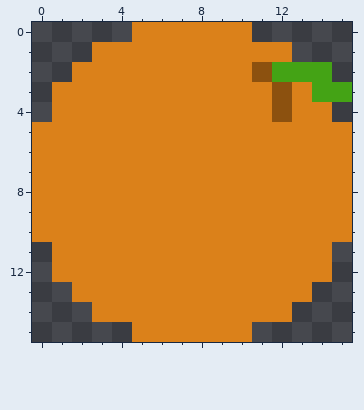
Pixel-art sprite: sprites/sItemInventoryOrange/layers/f303183d-91e1-433a-a72f-a4a560e5740b/a3793724-502f-47cb-8ac2-ecfc8a634cf5.png. Above: the version before the commit.
The file is 16x16 pixels.
The result:
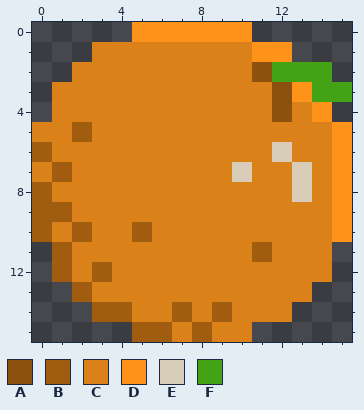
Palette (. is transparent): A #8c510f  B #a05d10  C #db811a  D #ff9319  E #d8cdb8  F #44a315
The edit:
@@ x 0..15 @@
- 0 .....CCCCCC.....
- 1 ...CCCCCCCCCC...
+ 0 .....DDDDDD.....
+ 1 ...CCCCCCCCDD...
  2 ..CCCCCCCCCAFFF.
- 3 .CCCCCCCCCCCACFF
- 4 .CCCCCCCCCCCACC.
- 5 CCCCCCCCCCCCCCCC
- 6 CCCCCCCCCCCCCCCC
- 7 CCCCCCCCCCCCCCCC
- 8 CCCCCCCCCCCCCCCC
- 9 CCCCCCCCCCCCCCCC
-10 CCCCCCCCCCCCCCCC
-11 .CCCCCCCCCCCCCC.
-12 .CCCCCCCCCCCCCC.
-13 ..CCCCCCCCCCCC..
-14 ...CCCCCCCCCC...
-15 .....CCCCCC.....
+ 3 .CCCCCCCCCCCADFF
+ 4 .CCCCCCCCCCCACD.
+ 5 CCBCCCCCCCCCCCCD
+ 6 BCCCCCCCCCCCECCD
+ 7 CBCCCCCCCCECCECD
+ 8 BCCCCCCCCCCCCECD
+ 9 BBCCCCCCCCCCCCCD
+10 BCBCCBCCCCCCCCCD
+11 .BCCCCCCCCCBCCC.
+12 .BCBCCCCCCCCCCC.
+13 ..BCCCCCCCCCCC..
+14 ...BBCCBCBCCC...
+15 .....BBCBCC.....
